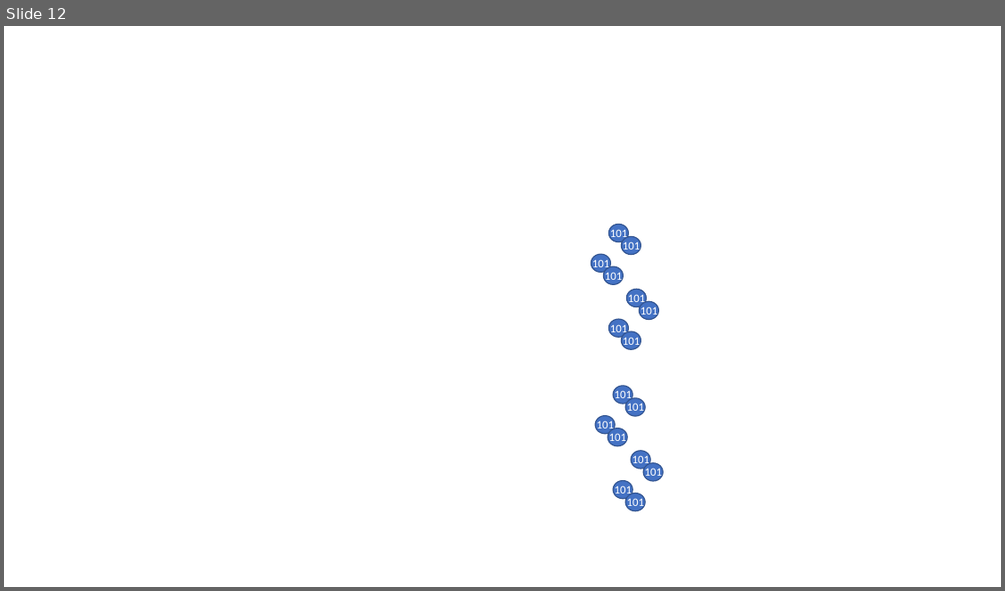
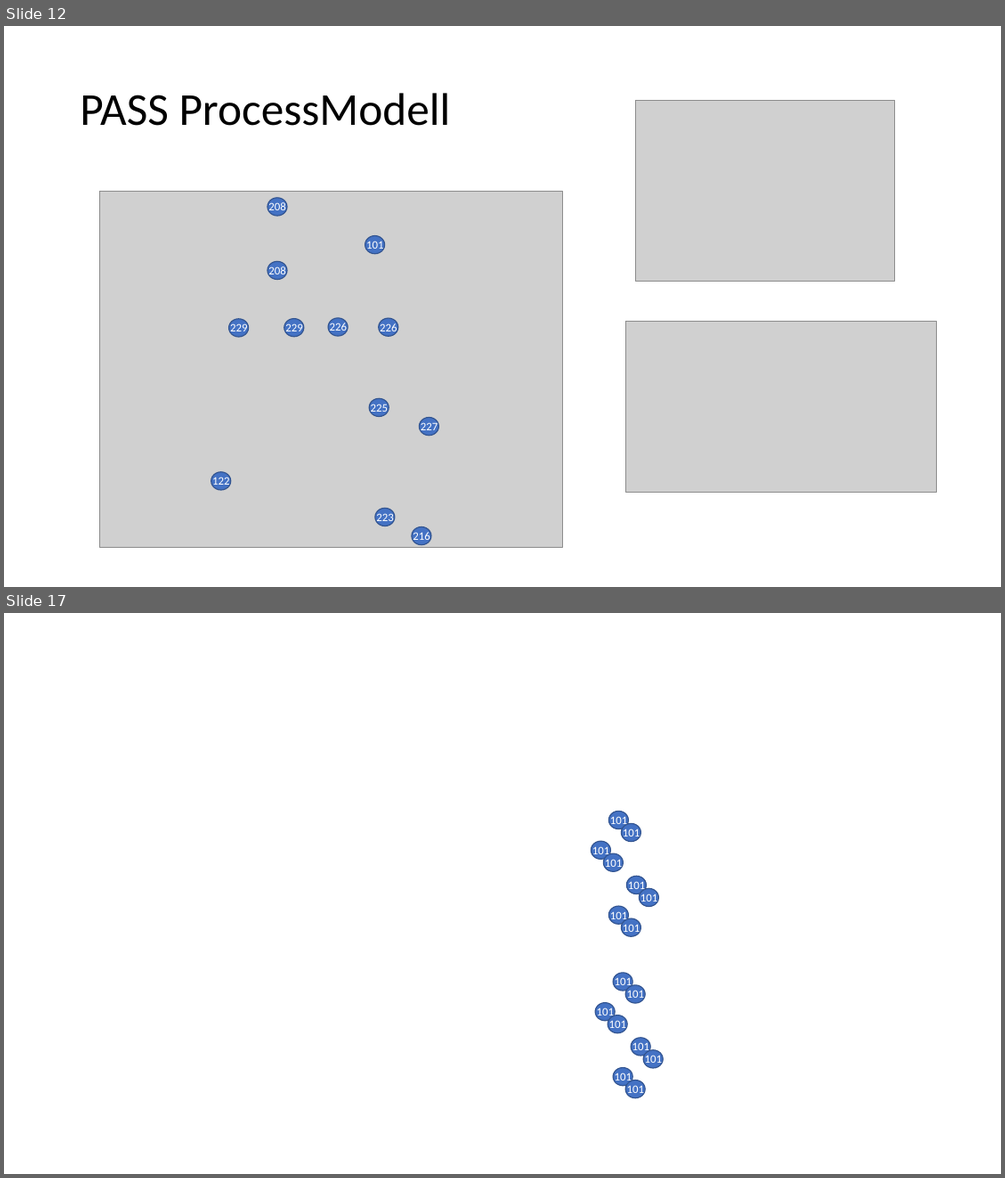
Before and after one commit to I2PM/Standard-Documents-for-Subject-Orientation, a slide deck: PASS-STandardisierungsdokument/20181026-Ontologie-Bilder/20181206 Bilder PASS Ontologie.pptx. Shown one above the other, each under a label of ours: slide 12 before the commit, slides 12 and 17 after it; the slides between them are not shown. The pictures are 1005x591 and 1005x1178 pixels, drawn with LibreOffice and Linux fonts; fonts in the diff are those of the drawing; grey boxes stand for pictures. Boxes give left, top, right and bottom in pixels: in the first picture for what was removed or moved away, otherwise in the second. Text is boxed around its words. In the diff, an @@ line names an element or a change of style, - is before the commit and + after.

```diff
--- a/PASS-STandardisierungsdokument/20181026-Ontologie-Bilder/20181206 Bilder PASS Ontologie.pptx
+++ b/PASS-STandardisierungsdokument/20181026-Ontologie-Bilder/20181206 Bilder PASS Ontologie.pptx
@@ slide 12 added at (4,26,1001,587), background #FFFFFF @@
@@ title added at (80,93,451,126), 44 pt, text #000000 @@
+PASS ProcessModell
@@ picture added at (636,100,895,281) @@
@@ picture added at (100,192,563,547) @@
@@ ellipse added at (267,198,287,216), fill #4472C4, outline #325491 1 pt @@
@@ text added at (268,201,286,215), 11 pt, text #FFFFFF @@
+208
@@ ellipse added at (365,235,385,253), fill #4472C4, outline #325491 1 pt @@
@@ text added at (366,239,384,252), 11 pt, text #FFFFFF @@
+101
@@ ellipse added at (267,262,287,280), fill #4472C4, outline #325491 1 pt @@
@@ text added at (268,265,286,278), 11 pt, text #FFFFFF @@
+208
@@ ellipse added at (229,319,249,337), fill #4472C4, outline #325491 1 pt @@
@@ ellipse added at (284,319,304,337), fill #4472C4, outline #325491 1 pt @@
@@ ellipse added at (328,318,348,336), fill #4472C4, outline #325491 1 pt @@
@@ ellipse added at (379,319,398,337), fill #4472C4, outline #325491 1 pt @@
@@ text added at (230,322,248,336), 11 pt, text #FFFFFF @@
+229
@@ text added at (285,321,303,335), 11 pt, text #FFFFFF @@
+229
@@ text added at (330,321,348,335), 11 pt, text #FFFFFF @@
+226
@@ text added at (380,321,397,335), 11 pt, text #FFFFFF @@
+226
@@ picture added at (626,321,937,491) @@
@@ ellipse added at (369,398,388,417), fill #4472C4, outline #325491 1 pt @@
@@ text added at (371,402,388,415), 11 pt, text #FFFFFF @@
+225
@@ ellipse added at (419,417,438,435), fill #4472C4, outline #325491 1 pt @@
@@ text added at (421,420,438,434), 11 pt, text #FFFFFF @@
+227
@@ ellipse added at (211,472,231,490), fill #4472C4, outline #325491 1 pt @@
@@ text added at (212,475,230,489), 11 pt, text #FFFFFF @@
+122
@@ ellipse added at (375,507,395,525), fill #4472C4, outline #325491 1 pt @@
@@ text added at (376,511,394,524), 11 pt, text #FFFFFF @@
+223
@@ ellipse added at (412,527,431,545), fill #4472C4, outline #325491 1 pt @@
@@ text added at (413,530,430,543), 11 pt, text #FFFFFF @@
+216
@@ what was slide 12 is now slide 17 @@
```
Also in this commit, not shown: 1 slide changed, 4 other slides added, 20 other files.
